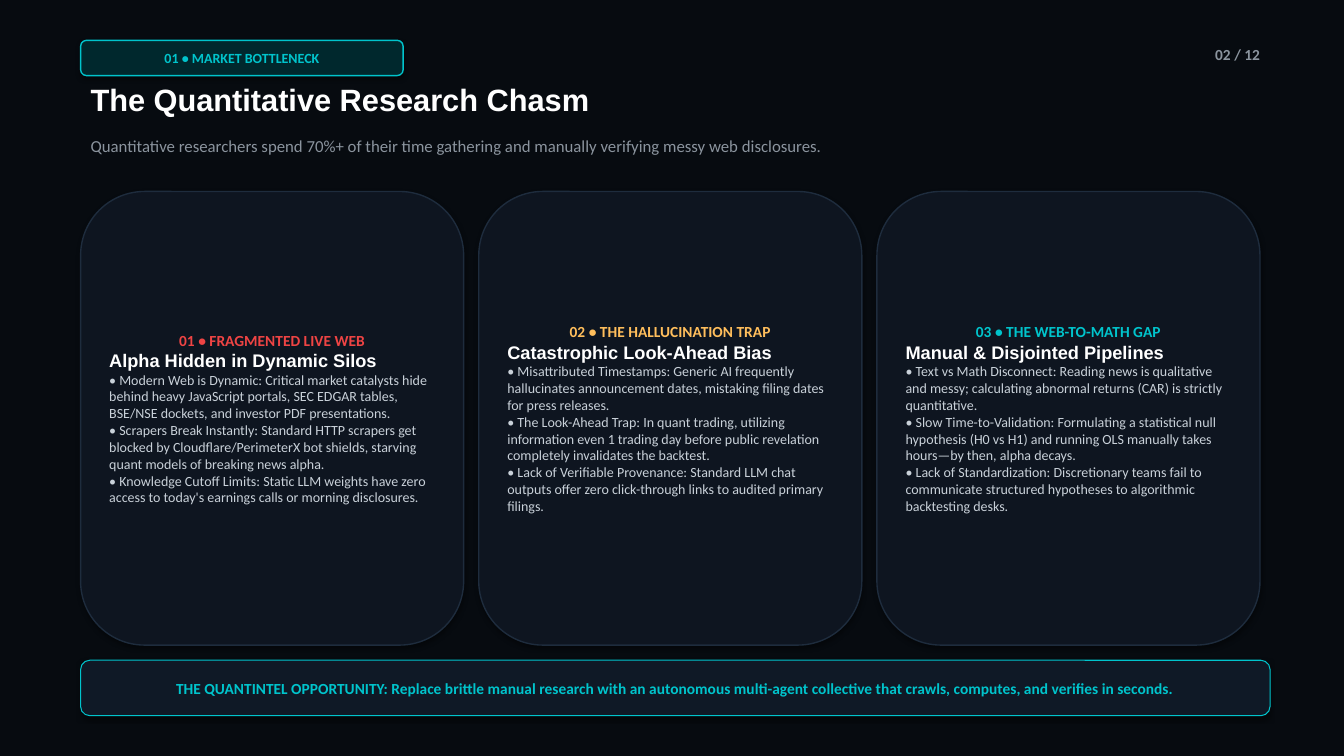
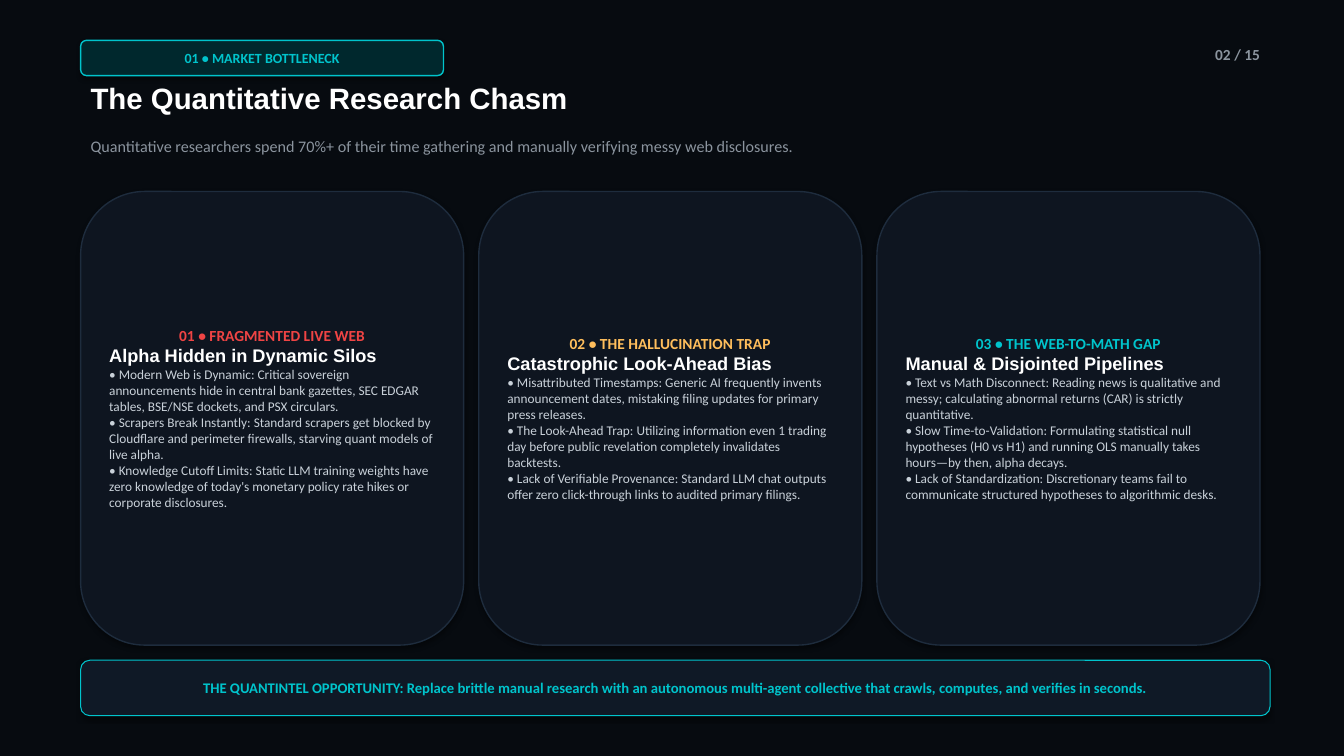
Before and after one commit to manishY-iitm/QuantIntel, a slide deck: slide 2 of QuantIntel_Finale_Presentation.pptx. Drawn at 1344x756 pixels with LibreOffice and Linux fonts; fonts in the diff are those of the drawing. Boxes give left, top, right and bottom in pixels: in the first picture for what was removed or moved away, otherwise in the second. Text is boxed around its words. In the diff, an @@ line names an element or a change of style, - is before the commit and + after.

```diff
--- a/QuantIntel_Finale_Presentation.pptx
+++ b/QuantIntel_Finale_Presentation.pptx
@@ rounded rectangle "01 • MARKET BOTTLENECK": place and size @@
-rounded rectangle "01 • MARKET BOTTLENECK" at box(81, 40, 403, 76)
+rounded rectangle "01 • MARKET BOTTLENECK" at box(81, 40, 444, 76)
@@ text at box(1215, 50, 1260, 60): text changed @@
-02 / 12
+02 / 15
@@ text "The Quantitative Research Chasm" at box(91, 87, 567, 115): size 22 to 21 pt @@
@@ text "Quantitative researchers spend 70%+ of ..." at box(91, 141, 793, 155): size 12 to 11.5 pt @@
@@ text in rounded rectangle at box(109, 369, 433, 509): text changed; size 10 to 9.5 pt @@
-• Modern Web is Dynamic: Critical market catalysts hide behind heavy JavaScript portals, SEC EDGAR tables, BSE/NSE dockets, and investor PDF presentations.
-• Scrapers Break Instantly: Standard HTTP scrapers get blocked by Cloudflare/PerimeterX bot shields, starving quant models of breaking news alpha.
-• Knowledge Cutoff Limits: Static LLM weights have zero access to today's earnings calls or morning disclosures.
+• Modern Web is Dynamic: Critical sovereign announcements hide in central bank gazettes, SEC EDGAR tables, BSE/NSE dockets, and PSX circulars.
+• Scrapers Break Instantly: Standard scrapers get blocked by Cloudflare and perimeter firewalls, starving quant models of live alpha.
+• Knowledge Cutoff Limits: Static LLM training weights have zero knowledge of today's monetary policy rate hikes or corporate disclosures.
@@ text in rounded rectangle at box(507, 378, 826, 467): text changed; size 10 to 9.5 pt @@
-• Misattributed Timestamps: Generic AI frequently hallucinates announcement dates, mistaking filing dates for press releases.
-• The Look-Ahead Trap: In quant trading, utilizing information even 1 trading day before public revelation completely invalidates the backtest.
+• Misattributed Timestamps: Generic AI frequently invents announcement dates, mistaking filing updates for primary press releases.
+• The Look-Ahead Trap: Utilizing information even 1 trading day before public revelation completely invalidates backtests.
@@ text in rounded rectangle at box(906, 377, 1220, 421): size 10 to 9.5 pt in "• Text vs Math Disconnect: Reading news ..." @@
@@ text in rounded rectangle at box(906, 425, 1217, 502): text changed; size 10 to 9.5 pt @@
-• Slow Time-to-Validation: Formulating a statistical null hypothesis (H0 vs H1) and running OLS manually takes hours—by then, alpha decays.
-• Lack of Standardization: Discretionary teams fail to communicate structured hypotheses to algorithmic backtesting desks.
+• Slow Time-to-Validation: Formulating statistical null hypotheses (H0 vs H1) and running OLS manually takes hours—by then, alpha decays.
+• Lack of Standardization: Discretionary teams fail to communicate structured hypotheses to algorithmic desks.
@@ text in rounded rectangle at box(507, 473, 826, 502): size 10 to 9.5 pt in "• Lack of Verifiable Provenance: Standard LLM ..." @@
@@ rounded rectangle "THE QUANTINTEL OPPORTUNITY: Replace brittle ..." at box(81, 660, 1270, 716): size 11 to 10.5 pt @@
```
Also in this commit, not shown: 4 other slides changed, 10 slides added, 7 slides removed, 2 other files.
